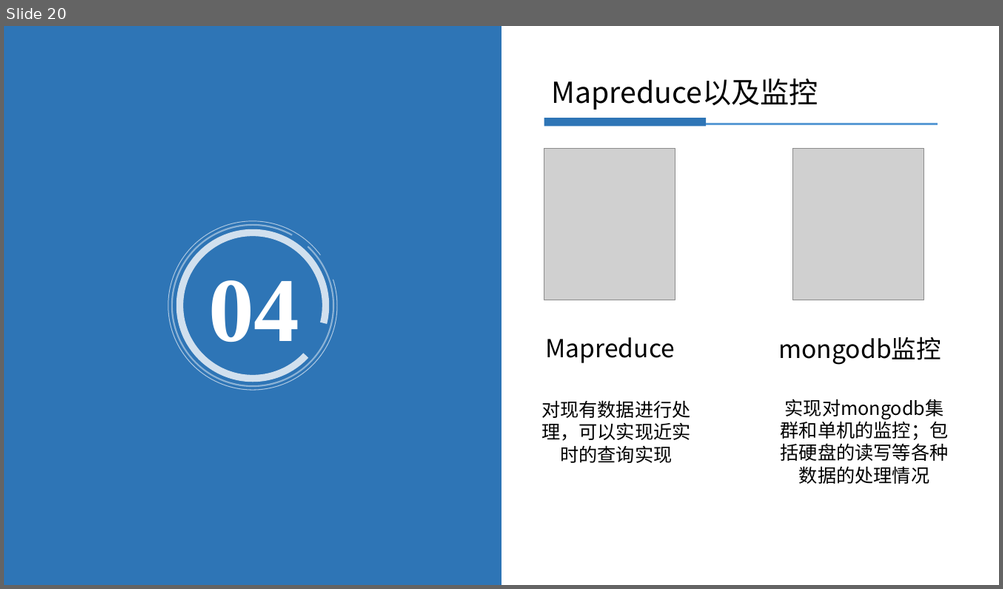
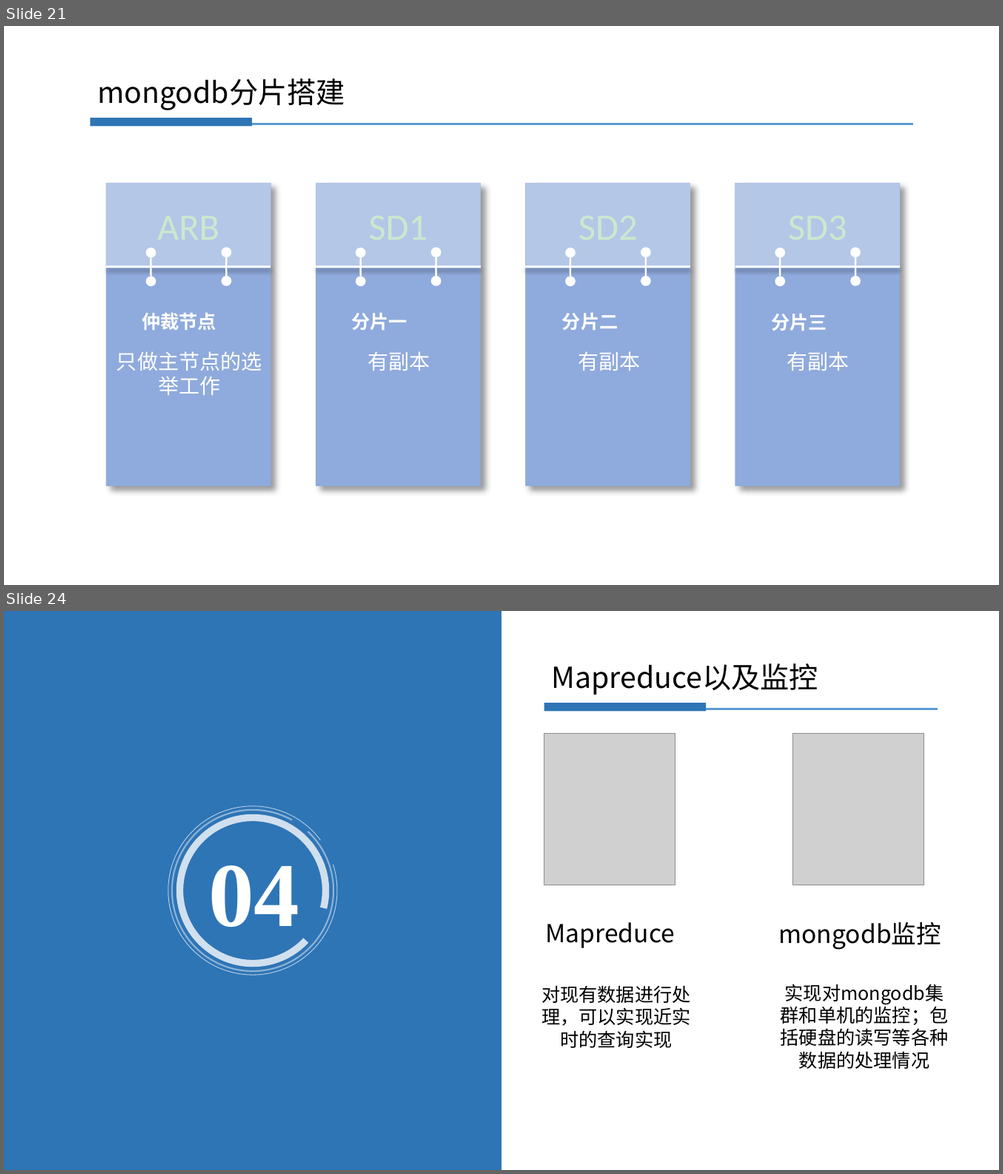
Before and after one commit to sid2656/utils_mongodb, a slide deck: docs/MongoDB视频录制ppt.pptx. Shown one above the other, each under a label of ours: slide 20 before the commit, slides 21 and 24 after it; the slides between them are not shown. The pictures are 1003x589 and 1003x1174 pixels, drawn with LibreOffice and Linux fonts; fonts in the diff are those of the drawing; grey boxes stand for pictures. Boxes give left, top, right and bottom in pixels: in the first picture for what was removed or moved away, otherwise in the second. Text is boxed around its words. In the diff, an @@ line names an element or a change of style, - is before the commit and + after.

```diff
--- a/docs/MongoDB视频录制ppt.pptx
+++ b/docs/MongoDB视频录制ppt.pptx
@@ slide 21 added at <box>4,26,999,585</box>, background #CCE8CF @@
@@ text added at <box>98,79,345,110</box>, 28 pt, text #000000 @@
+mongodb分片搭建
@@ rectangle added at <box>90,118,252,126</box>, fill #2E75B6 @@
@@ line added from (252, 124) to (913, 124), #5B9BD5 2 pt @@
@@ group added at <box>106,183,271,486</box>: 5 lines, 4 ellipses, 3 rectangles, 2 texts @@
+仲裁节点
+只做主节点的选举工作
@@ group added at <box>316,183,481,486</box>: 5 lines, 4 ellipses, 3 rectangles, 2 texts @@
+分片一
+有副本
@@ group added at <box>526,183,691,486</box>: 5 lines, 4 ellipses, 3 rectangles, 2 texts @@
+分片二
+有副本
@@ group added at <box>735,183,900,486</box>: 5 lines, 4 ellipses, 3 rectangles, 2 texts @@
+分片三
+有副本
@@ what was slide 20 is now slide 24 @@
```
Also in this commit, not shown: 2 slides changed, 5 other slides added, 2 slides removed, 11 other files.
